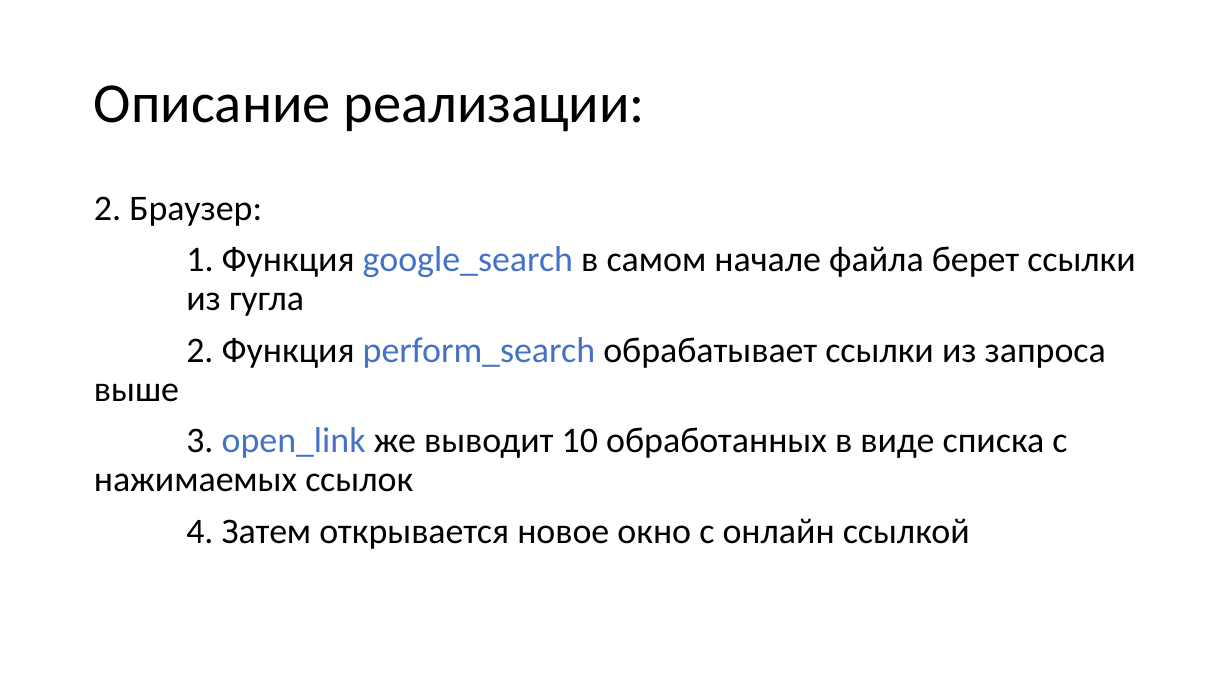
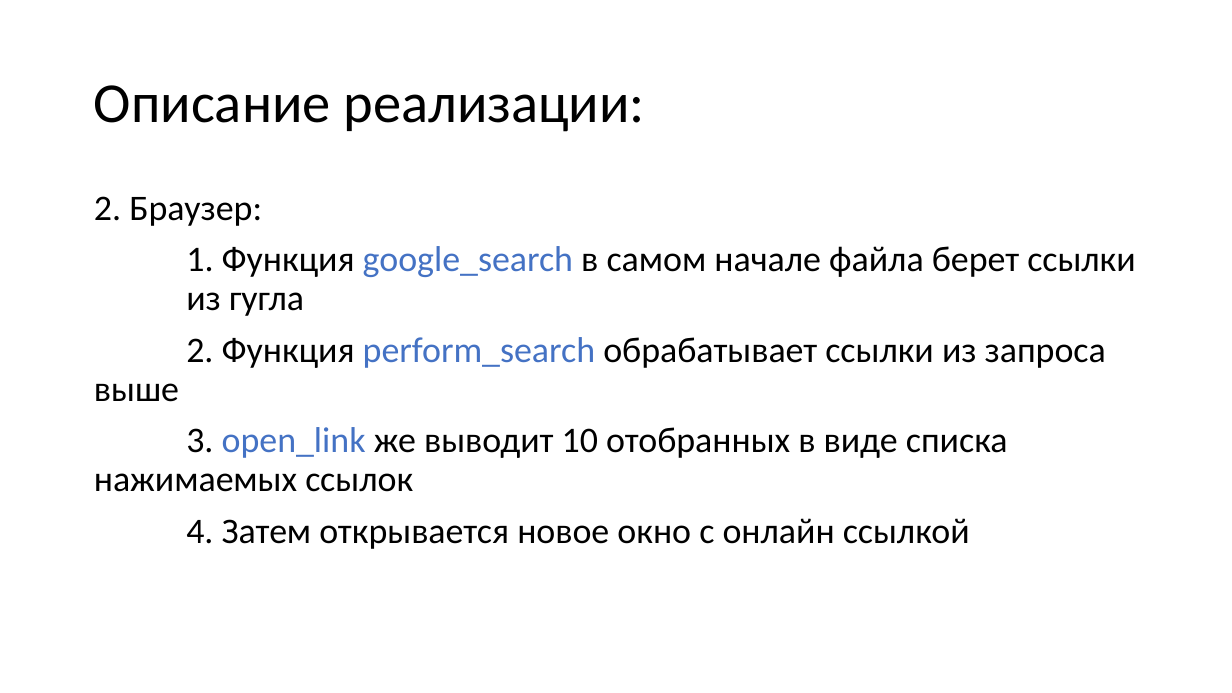
Before and after one commit to acturus1/yandex_progect_PyQt, a slide deck: slide 7 of Презентация-защита.pptx. Drawn at 1232x693 pixels with LibreOffice and Linux fonts; fonts in the diff are those of the drawing. Boxes give left, top, right and bottom in pixels: in the first picture for what was removed or moved away, otherwise in the second. Text is boxed around its words. In the diff, an @@ line names an element or a change of style, - is before the commit and + after.

```diff
--- a/Презентация-защита.pptx
+++ b/Презентация-защита.pptx
@@ text at box(94, 427, 1008, 492): text changed @@
-3. open_link же выводит 10 обработанных в виде списка с нажимаемых ссылок
+3. open_link же выводит 10 отобранных в виде списка нажимаемых ссылок
```
Also in this commit, not shown: 5 other slides changed.
